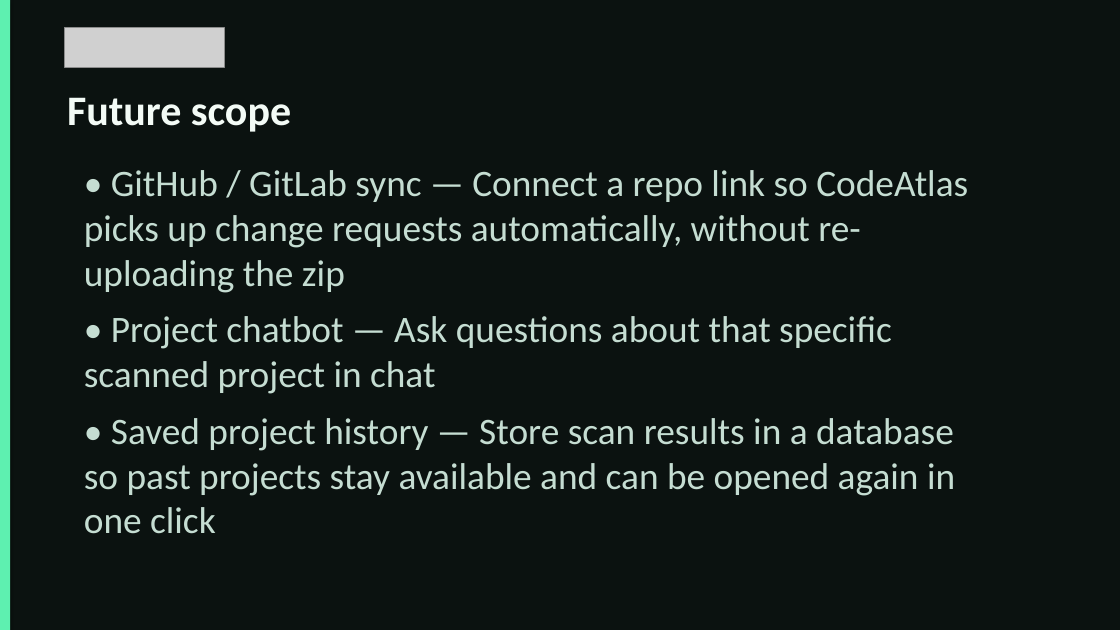
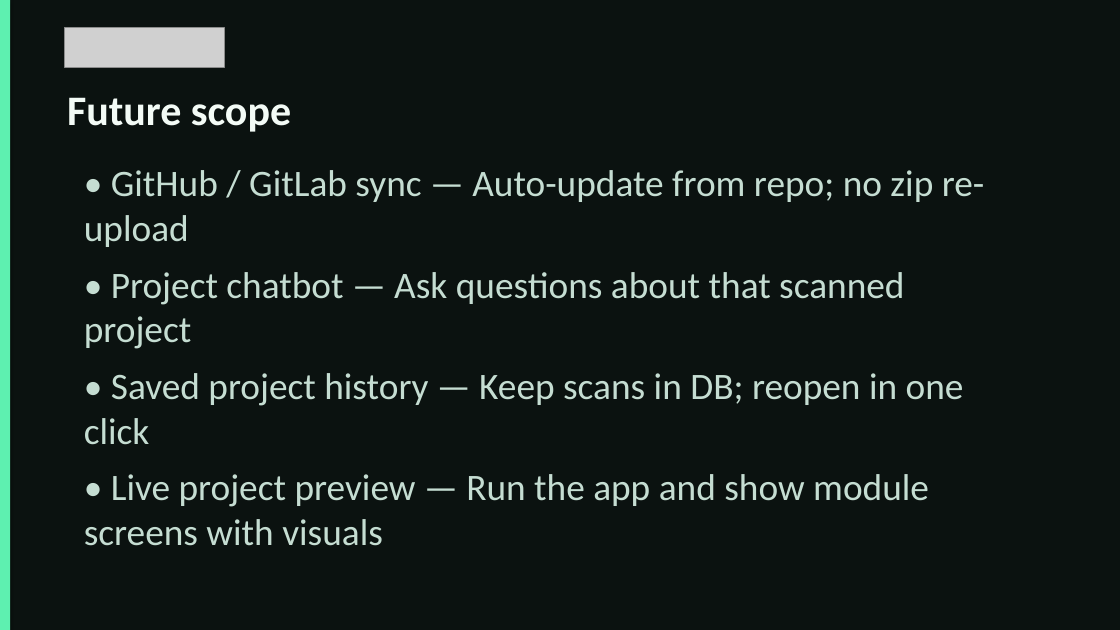
Before and after one commit to muznahLaliwala19/code-atlas, a slide deck: slide 7 of CodeAtlas-Presentation.pptx. Drawn at 1120x630 pixels with LibreOffice and Linux fonts; fonts in the diff are those of the drawing; grey boxes stand for pictures. Boxes give left, top, right and bottom in pixels: in the first picture for what was removed or moved away, otherwise in the second. Text is boxed around its words. In the diff, an @@ line names an element or a change of style, - is before the commit and + after.

Commit message:
23/09/2026

```diff
--- a/CodeAtlas-Presentation.pptx
+++ b/CodeAtlas-Presentation.pptx
@@ text at (84, 170, 985, 546): text changed @@
-• GitHub / GitLab sync — Connect a repo link so CodeAtlas picks up change requests automatically, without re-uploading the zip
-• Project chatbot — Ask questions about that specific scanned project in chat
-• Saved project history — Store scan results in a database so past projects stay available and can be opened again in one click
+• GitHub / GitLab sync — Auto-update from repo; no zip re-upload
+• Project chatbot — Ask questions about that scanned project
+• Saved project history — Keep scans in DB; reopen in one click
+• Live project preview — Run the app and show module screens with visuals
```
